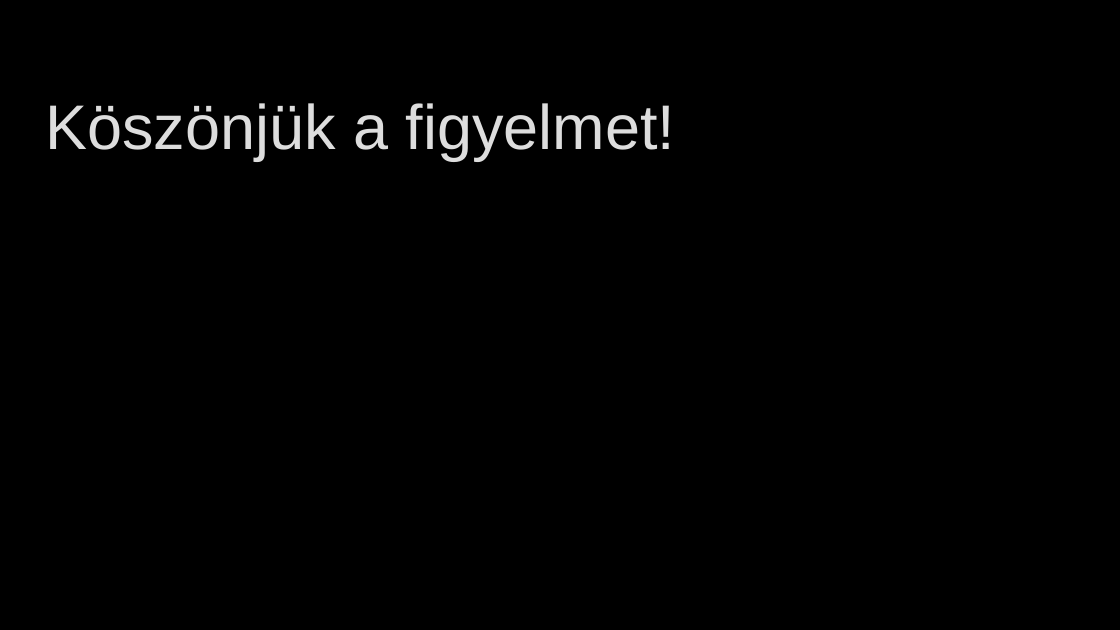
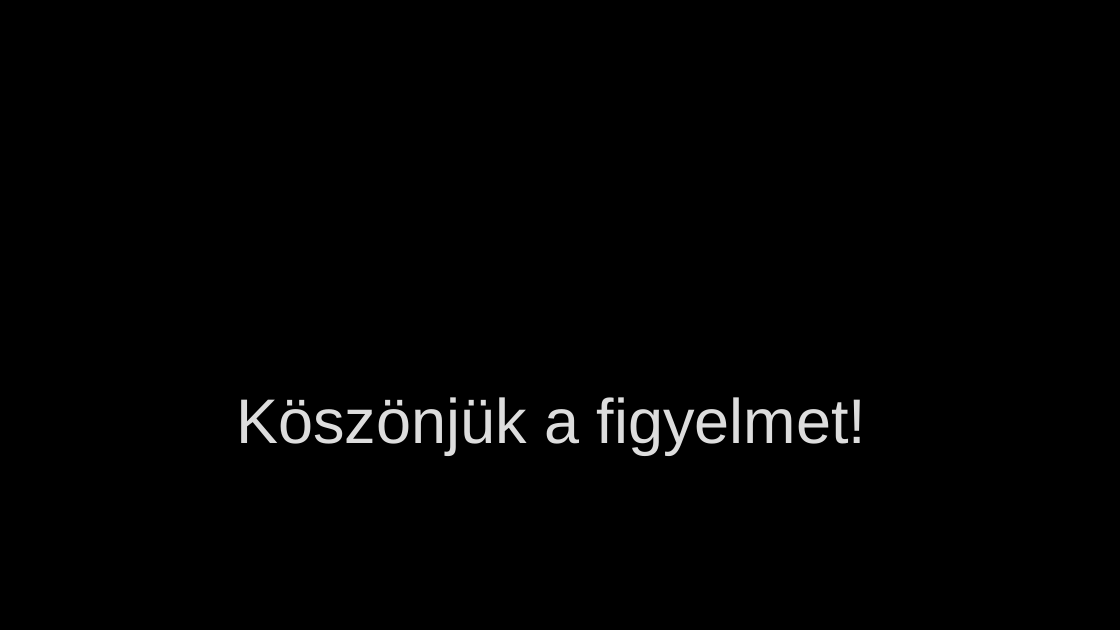
Before and after one commit to Akos21/ciganyok, a slide deck: slide 16 of Ppt/Magyar/nah_Id_win.pptx (slide 17 before the commit). Drawn at 1120x630 pixels with LibreOffice and Linux fonts; fonts in the diff are those of the drawing; background and template pictures are left out. Boxes give left, top, right and bottom in pixels: in the first picture for what was removed or moved away, otherwise in the second. Text is boxed around its words. In the diff, an @@ line names an element or a change of style, - is before the commit and + after.

```diff
--- a/Ppt/Magyar/nah_Id_win.pptx
+++ b/Ppt/Magyar/nah_Id_win.pptx
@@ text "Köszönjük a figyelmet!": place and size @@
-text "Köszönjük a figyelmet!" at <box>45,103,675,161</box>
+text "Köszönjük a figyelmet!" at <box>236,397,866,455</box>
@@ text "Köszönjük a figyelmet!" at <box>236,397,866,455</box>: alignment left to centre @@
```
Also in this commit, not shown: 1 other slide changed, 1 slide removed.
